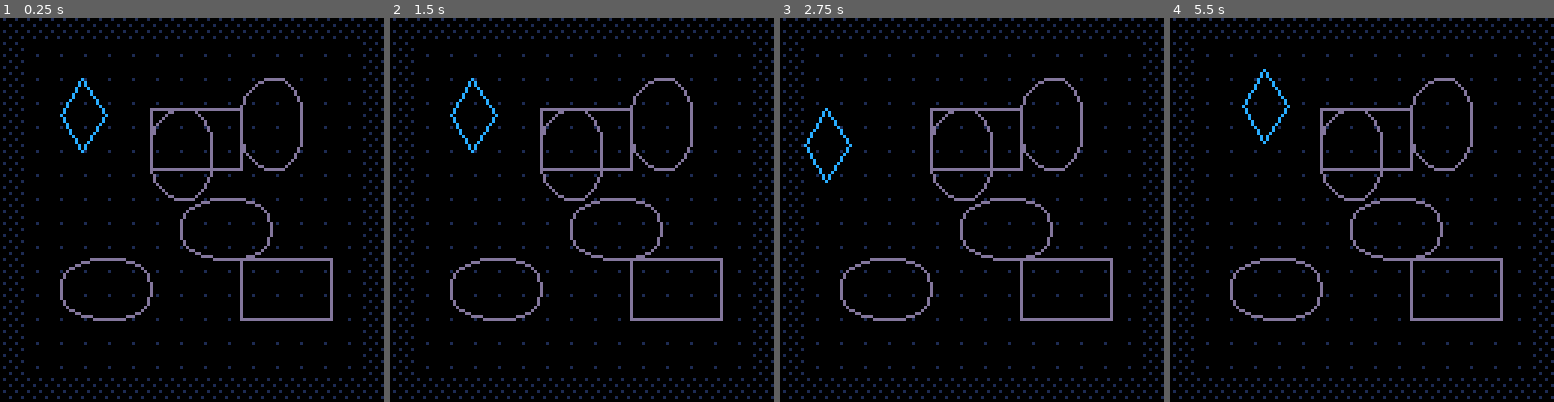
Above: before the commit, frames 1-4 (left to right).
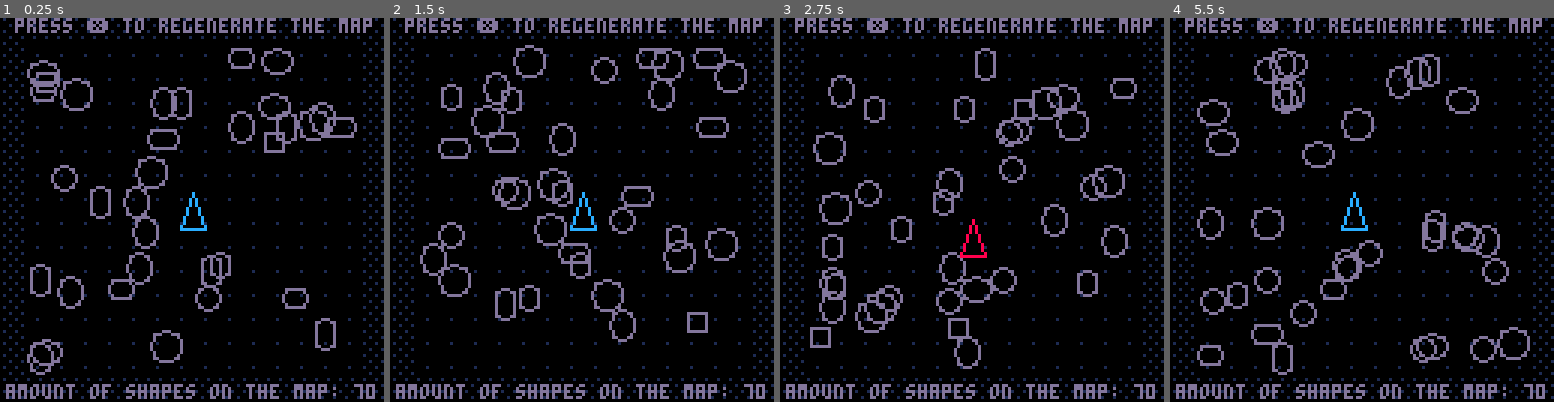
Above: after the commit, the same moments.

Repository: ktitaro/pico-physics
Game: PICO-8 cartridge demo/demo.p8
Same seed, same stepped clock (60 frames per second), same inputs: the game is played once before the commit and once after it.
Inputs:
- Up to frame 1 (0.25 s): no input
- Up to frame 2 (1.5 s): tap X (X key) at 1.07 s
- Up to frame 3 (2.75 s): hold Left 1.97-2.37 s; tap X (X key) at 2.07, 2.4, 2.73 s; hold Down from 2.42 s (still down)
- Up to frame 4 (5.5 s): release Down at 2.82 s; hold Right 2.87-3.53 s; tap X (X key) every 0.33 s from 3.07 to 5.4 s; hold Up 3.58-4.08 s; hold Right 4.13-4.53 s; hold Down 4.58-5.08 s; hold Left from 5.13 s (still down)

The runs differ from the first frame. In frame 1, 11% of the frame differs, in the area x 1-98%, y 0-100%; in frame 2, 12%; in frame 3, 12%; in frame 4, 12%.

Commit message:
Finished super simple demo

Diff:
--- a/demo/demo.p8
+++ b/demo/demo.p8
@@ -12,7 +12,7 @@
 #include ../src/shapes/poly2.lua
 #include ../src/physics/area.lua
 #include ../src/physics/body.lua
-#include ./shapes.lua
+#include ./things.lua
 #include ./player.lua
 #include ./game.lua
 __gfx__
--- a/demo/game.lua
+++ b/demo/game.lua
@@ -1,25 +1,42 @@
-local reg={}
+local n=70
+local reg=nil
+local rob=robby:new({
+  x=60,y=60,reg=reg
+})
 
 function _init()
-  add(reg,robby:new(20,20,reg))
-  add(reg,create_oval(30,20,20,80))
-  add(reg,create_oval(20,30,80,20))
-  add(reg,create_rect(30,20,80,80))
-  add(reg,create_oval(30,20,60,60))
-  add(reg,create_oval(20,30,50,30))
-  add(reg,create_rect(30,20,50,30))
+  regen_demo()
 end
 
 function _update()
-  for v in all(reg) do
-    if (v["upd"]) v:upd()
+  if (btnp(❎)) regen_demo()
+  rob:upd()
+end
+
+function _draw()
+  cls()
+  map(0,0,0,0)
+  draw_items()
+  draw_info()
+end
+
+function regen_demo()
+  reg=gen_things(n)
+  add(reg,rob)
+  rob.reg=reg
+  rob.p.x=64-rob.w/2
+  rob.p.y=64-rob.h/2
+end
+
+function draw_items()
+  for i=1,#reg do
+    local v=reg[i]
+    local p=v:get_poly(v.p)
+    draw_poly(p,reg[i].col)
   end
 end
 
-function _draw()
-  cls();map(0,0,0,0)
-  for v in all(reg) do
-    local p=v:get_poly(v.p)
-    draw_poly(p,v.col,"line")
-  end
+function draw_info()
+  print("press ❎ to regenerate the map",5,0,13)
+  print("amount of shapes on the map: "..n,2,122,13)
 end
--- a/demo/player.lua
+++ b/demo/player.lua
@@ -3,20 +3,15 @@
 setmetatable(robby,body)
 
 local poly={}
-add(poly,vec2:new(5,0))
-add(poly,vec2:new(10,8))
-add(poly,vec2:new(5,16))
-add(poly,vec2:new(0,8))
+add(poly,vec2:new(4,0))
+add(poly,vec2:new(8,12))
+add(poly,vec2:new(0,12))
 
-for i=1,#poly do
-  poly[i]=poly[i]:scale(1.5)
-end
-
-function robby:new(x,y,reg)
+function robby:new(props)
   return body.new(self,poly2,{
-    p=vec2:new(x,y),
-    reg=reg,e=poly,
-    cl=3,cm={1,2},
+    p=vec2:new(props.x,props.y),
+    reg=props.reg,e=poly,
+    cl={2},cm={1},
     col=12,
   })
 end
--- a/demo/shapes.lua
+++ /dev/null
@@ -1,15 +0,0 @@
-function create_oval(w,h,x,y)
-  return area:new(oval2,{
-    p=vec2:new(x,y),
-    cl={2},w=w,h=h,
-    col=13,
-  })
-end
-
-function create_rect(w,h,x,y)
-  return area:new(rect2,{
-    p=vec2:new(x,y),
-    cl={2},w=w,h=h,
-    col=13,
-  })
-end
--- /dev/null
+++ b/demo/things.lua
@@ -0,0 +1,45 @@
+-- Creates an area with the shape
+-- of an oval using a given props.
+function create_oval(props)
+  return area:new(oval2,{
+    w=(props.w or 10),
+    h=(props.h or 10),
+    cl=(props.cl or 1),
+    col=(props.col or 13),
+    p=vec2:new(
+      (props.x or 0),
+      (props.y or 0))
+  })
+end
+
+-- Creates an area with the shape
+-- of a rect using a given props.
+function create_rect(props)
+  area:new(rect2,{
+    w=(props.w or 10),
+    h=(props.h or 10),
+    cl=(props.cl or 1),
+    col=(props.col or 13),
+    p=vec2:new(
+      (props.x or 0),
+      (props.y or 0))
+  })
+end
+
+-- Generates a list of random
+-- areas with a random shape.
+function gen_things(n)
+  local t={}
+  for i=1,n do
+    local fn=(rnd()>0.5 and
+      create_rect or
+      create_oval)
+    add(t,fn({
+      x=mid(10,ceil(rnd(110)),110),
+      y=mid(10,ceil(rnd(110)),110),
+      w=ceil(rnd(5))+5,
+      h=ceil(rnd(5))+5,
+    }))
+  end
+  return t
+end
Not shown, removed: demo/demo.p8.png
